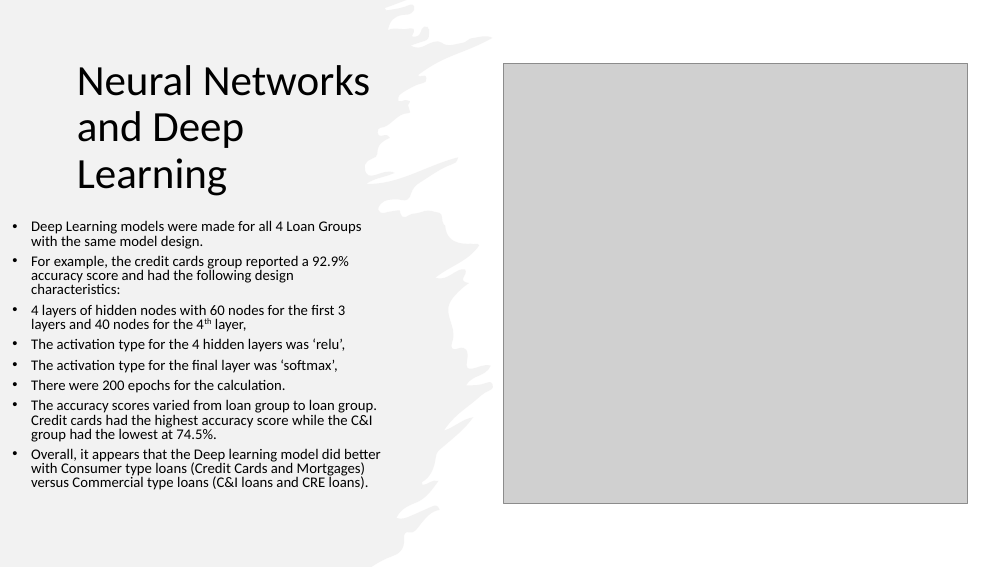
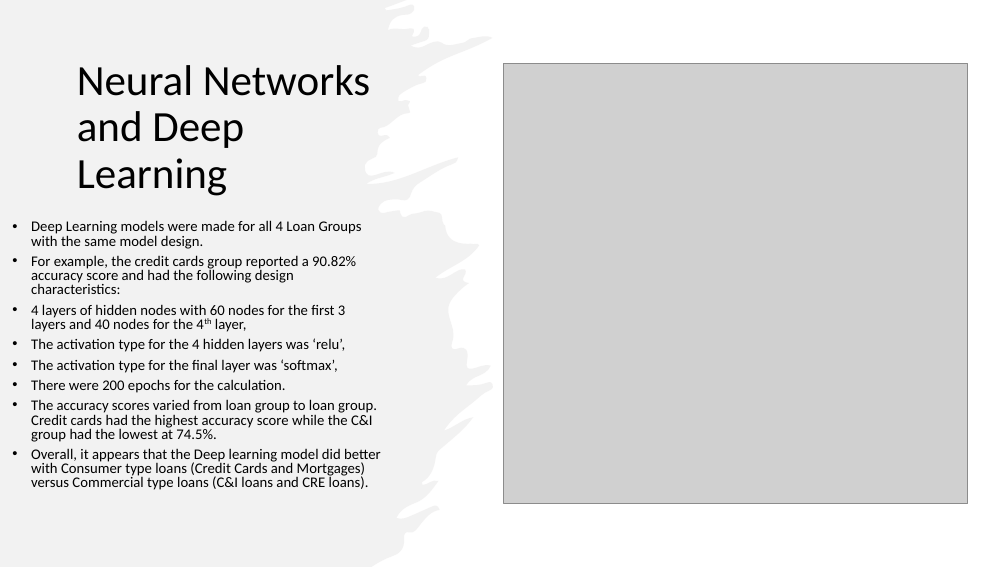
Before and after one commit to RyakDL/Project-Loan-Charge-Offs, a slide deck: slide 6 of Project_4 Presentation_v1.pptx. Drawn at 1008x567 pixels with LibreOffice and Linux fonts; fonts in the diff are those of the drawing; grey boxes stand for pictures. Boxes give left, top, right and bottom in pixels: in the first picture for what was removed or moved away, otherwise in the second. Text is boxed around its words. In the diff, an @@ line names an element or a change of style, - is before the commit and + after.

```diff
--- a/Project_4 Presentation_v1.pptx
+++ b/Project_4 Presentation_v1.pptx
@@ text at <box>31,255,356,294</box>: text changed @@
-• For example, the credit cards group reported a 92.9% accuracy score and had the following design characteristics:
+• For example, the credit cards group reported a 90.82% accuracy score and had the following design characteristics:
```
Also in this commit, not shown: 1 other slide changed, 12 other files.
